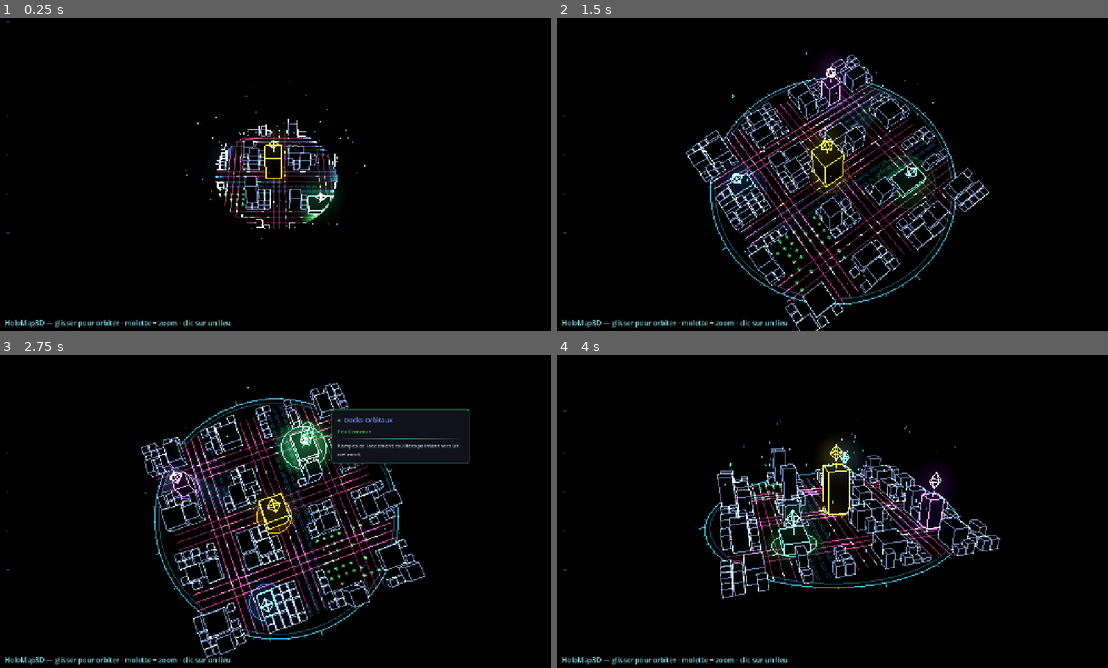
Above: before the commit, frames 1-4 (two rows, left to right).
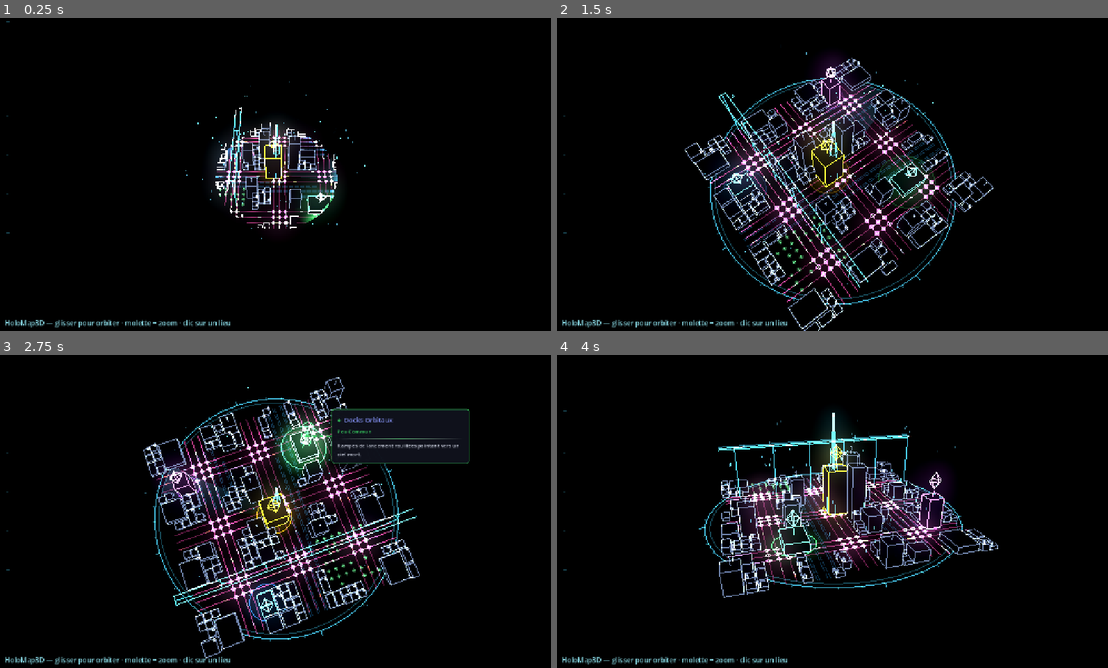
Above: after the commit, the same moments.

Repository: Rhend/Reliquary
Game: Godot game, scene res://scenes/holomap3d/holo_map_3d.tscn
Same seed, same stepped clock (60 frames per second), same inputs: the game is played once before the commit and once after it. This scene is started directly instead of the project's main scene.
Inputs (mouse positions are in pixels of both pictures, inside the frame that each line leads up to):
- Up to frame 1 (0.25 s): no input
- Up to frame 2 (1.5 s): tap Enter at 0.5, 0.6 s; move the mouse to (953, 158) at 0.52 s; hold Right 0.53-1.25 s; click (953, 158) at 0.67 s; tap Space (ui_select) at 0.77 s; drag from (722, 190) to (804, 237) at 1.27 s
- Up to frame 3 (2.75 s): move the mouse to (330, 442) at 2.02 s; hold Right from 2.03 s (still down); tap Enter at 2.1 s
- Up to frame 4 (4 s): release Right at 2.75 s; drag from (804, 574) to (667, 464) at 2.77 s; move the mouse to (997, 558) at 3.52 s; hold Left from 3.53 s (still down); tap Enter at 3.6 s; tap Space (ui_select) at 3.77 s

The runs differ from the first frame. In frame 1, 2.2% of the frame differs, in the area x 39-62%, y 28-68%; in frame 2, 8.3%; in frame 3, 8.0%; in frame 4, 8.5%, in the area x 29-81%, y 18-78%.

Commit message:
feat(holomap3d): wave 4 urbanisation — skyline, quartiers, monument, toits, enseignes, autoroute surélevée, nœuds, trafic hiérarchisé
Thème 1 (structure) : skyline radiale (tours hautes au centre, bas aux bords) ;
zonage par distance (downtown=tours / résidentiel / industriel=entrepôts) via
biais de gabarit ; place + flèche-repère (monument) au centre.
Thème 2 (détails) : détails de toit (antennes/balises, citernes) ; enseignes
holographiques (bannières néon, rares, sur les tours).
Thème 3 (infra) : autoroute SURÉLEVÉE au-dessus d'un grand axe (tablier + voies
+ piliers) avec trafic rapide ; nœuds d'intersection (glints néon) ; trafic
hiérarchisé (avenues 2× plus chargées et plus rapides, via COLOR.a -> shader).

Fix : l'intro (matérialisation) était appelée par erreur depuis _semer_voitures
(donc liée au trafic, jouée N fois). Remise en fin de _build_all. Tout exposé
sous le groupe « Urbanisme ».

Co-Authored-By: Claude Opus 4.8 <noreply@anthropic.com>

Diff:
--- a/scenes/holomap3d/HoloMap3D.gd
+++ b/scenes/holomap3d/HoloMap3D.gd
@@ -133,6 +133,20 @@
 @export var brume_debut := 16.0
 @export var brume_fin := 30.0
 
+# ─── Urbanisme (Wave 4) ───────────────────────────────────────
+@export_group("Urbanisme")
+@export var skyline_radiale := true           # tours hautes au centre, bas aux bords
+@export var skyline_centre := 1.8             # facteur de hauteur au centre (downtown)
+@export var skyline_bord := 0.45              # facteur de hauteur aux bords
+@export var zonage_actif := true              # quartiers : tours centre / entrepôts périphérie
+@export var toits_detail_actif := true        # antennes / citernes sur les toits
+@export var enseignes_actif := true           # bannières holographiques sur quelques tours
+@export var monument_actif := true            # place + flèche-repère au centre
+@export var noeuds_actif := true              # glow aux intersections de voirie
+@export var autoroute_actif := true           # autoroute surélevée + piliers + trafic
+@export var autoroute_hauteur := 2.6
+@export var couleur_neon := Color(0.30, 0.85, 1.00)  # base émissive des accents néon
+
 # ─── Lieux ────────────────────────────────────────────────────
 @export_group("Lieux")
 @export var lieux: Array[HoloLieuData] = []
@@ -155,6 +169,7 @@
 var _radar: Node3D
 var _mat_motes: ShaderMaterial
 var _mat_trafic: ShaderMaterial
+var _mat_neon: ShaderMaterial          # accents néon (enseignes, nœuds d'intersection)
 var _distance_cible := 15.0
 var _intro_en_cours := false
 var _mats_reveal: Array[ShaderMaterial] = []   # matériaux supportant le reveal d'intro
@@ -250,15 +265,21 @@
 	_mat_trafic.shader = TRAFFIC_SHADER
 	_mat_trafic.set_shader_parameter("vitesse", vitesse_voitures)
 
+	# Accents néon (enseignes holographiques, nœuds d'intersection) — glow.
+	_mat_neon = ShaderMaterial.new()
+	_mat_neon.shader = LINE_SHADER
+	_mat_neon.set_shader_parameter("emission_strength", 2.0)
+	_mat_neon.set_shader_parameter("alpha_mult", 1.0)
+
 	# Brume de profondeur : poussée sur les matériaux de lignes/routes/trafic
 	# (les faces ne fadent pas → l'occlusion reste). Les lieux/faisceaux
 	# utilisent les valeurs par défaut du shader (cohérentes avec ces exports).
-	for m: ShaderMaterial in [_mat_decor, _mat_ambiance, _mat_routes, _mat_trafic]:
+	for m: ShaderMaterial in [_mat_decor, _mat_ambiance, _mat_routes, _mat_trafic, _mat_neon]:
 		m.set_shader_parameter("fog_debut", brume_debut)
 		m.set_shader_parameter("fog_fin", brume_fin)
 
 	# Matériaux qui réagissent au reveal d'intro (matérialisation radiale).
-	_mats_reveal = [_mat_decor, _mat_ambiance, _mat_routes, _mat_faces, _mat_trafic]
+	_mats_reveal = [_mat_decor, _mat_ambiance, _mat_routes, _mat_faces, _mat_trafic, _mat_neon]
 
 func _setup_post() -> void:
 	var layer := CanvasLayer.new()
@@ -332,13 +353,22 @@
 	for k in _parc:
 		_bloque[k] = true
 	_reserver_lieux()       # interdit le remplissage sous les lieux
+	if monument_actif:
+		for c in _cellules_monument():
+			_bloque[c] = true   # place centrale (pas de bâtiment de remplissage)
 
 	if socle_actif:
 		_build_socle()
 	_build_routes_neon()
+	if noeuds_actif:
+		_build_noeuds()
 	if decor_actif:
 		_build_decor()
 	_build_ville()
+	if monument_actif:
+		_build_monument()
+	if autoroute_actif:
+		_build_autoroute()
 	_construire_lieux(lieux)
 	if trafic_actif:
 		_build_trafic()
@@ -346,6 +376,8 @@
 		_build_motes()
 	if radar_actif:
 		_build_radar()
+	if intro_actif:
+		_jouer_intro()
 
 # ─── Trafic : traînées lumineuses qui circulent sur les routes ─
 func _build_trafic() -> void:
@@ -357,32 +389,38 @@
 	var lx := Vector3(float(grille - 1) * taille_cellule, 0, 0)   # trajet le long de X
 	var s := SurfaceTool.new()
 	s.begin(Mesh.PRIMITIVE_LINES)
+	# Trafic hiérarchisé : grands axes plus chargés (×2) et plus rapides (×1.4).
 	for col in _cols_route:
-		_semer_voitures(s, _world(col, 0, y), lz, carlen, rng, couleur_voiture_aller)
-		_semer_voitures(s, _world(col, grille - 1, y), -lz, carlen, rng, couleur_voiture_retour)
+		var av: bool = _cols_route[col]
+		var nb := voitures_par_voie * (2 if av else 1)
+		var spd := 1.4 if av else 1.0
+		_semer_voitures(s, _world(col, 0, y), lz, carlen, rng, couleur_voiture_aller, nb, spd)
+		_semer_voitures(s, _world(col, grille - 1, y), -lz, carlen, rng, couleur_voiture_retour, nb, spd)
 	for row in _rows_route:
-		_semer_voitures(s, _world(0, row, y), lx, carlen, rng, couleur_voiture_aller)
-		_semer_voitures(s, _world(grille - 1, row, y), -lx, carlen, rng, couleur_voiture_retour)
+		var av2: bool = _rows_route[row]
+		var nb2 := voitures_par_voie * (2 if av2 else 1)
+		var spd2 := 1.4 if av2 else 1.0
+		_semer_voitures(s, _world(0, row, y), lx, carlen, rng, couleur_voiture_aller, nb2, spd2)
+		_semer_voitures(s, _world(grille - 1, row, y), -lx, carlen, rng, couleur_voiture_retour, nb2, spd2)
 	var mi := MeshInstance3D.new()
 	mi.name = "Trafic"
 	mi.mesh = s.commit()
 	mi.material_override = _mat_trafic
 	_monde.add_child(mi)
 
-# Sème `voitures_par_voie` segments sur une route : base = départ, UV2 = vecteur
-# de trajet complet (le shader translate selon la phase UV.x dans le temps).
+# Sème `nb` segments sur une route : base = départ, UV2 = vecteur de trajet
+# complet, COLOR.a = multiplicateur de vitesse (le shader translate selon UV.x).
 func _semer_voitures(s: SurfaceTool, depart: Vector3, trajet: Vector3, carlen: float,
-		rng: RandomNumberGenerator, couleur: Color) -> void:
+		rng: RandomNumberGenerator, couleur: Color, nb: int, vit_mult: float) -> void:
 	var dirn := trajet.normalized()
 	var uv2 := Vector2(trajet.x, trajet.z)
-	for _c in maxi(0, voitures_par_voie):
+	var c := Color(couleur.r, couleur.g, couleur.b, vit_mult)
+	for _v in maxi(0, nb):
 		var ph := rng.randf()
 		var p0 := depart
 		var p1 := depart + dirn * carlen
-		s.set_color(couleur); s.set_uv(Vector2(ph, 0)); s.set_uv2(uv2); s.add_vertex(p0)
-		s.set_color(couleur); s.set_uv(Vector2(ph, 0)); s.set_uv2(uv2); s.add_vertex(p1)
-	if intro_actif:
-		_jouer_intro()
+		s.set_color(c); s.set_uv(Vector2(ph, 0)); s.set_uv2(uv2); s.add_vertex(p0)
+		s.set_color(c); s.set_uv(Vector2(ph, 0)); s.set_uv2(uv2); s.add_vertex(p1)
 
 # ─── Poussières de données (montée animée par shader) ─────────
 func _build_motes() -> void:
@@ -609,6 +647,8 @@
 	var sf := HoloMesh3D.st_tri()      # faces sombres semi-opaques
 	var n := 0
 	var nf := 0
+	var ss := HoloMesh3D.st()          # enseignes holographiques (néon)
+	var ns := 0
 	var col := Color(couleur_decor_bati, 0.85)
 	for x in grille:
 		for y in grille:
@@ -618,7 +658,7 @@
 			if rng.randf() > densite:
 				occ[cell] = true       # placette / espace laissé vide
 				continue
-			var g := _gabarit_rentre(x, y, occ, rng)
+			var g := _gabarit_rentre(x, y, occ, rng, _zone(x, y))
 			if g == null:
 				occ[cell] = true
 				continue
@@ -628,12 +668,23 @@
 			var sx := float(g.emprise.x) * taille_cellule * 0.86
 			var sz := float(g.emprise.y) * taille_cellule * 0.86
 			var et := g.etages + (0 if g.creux else rng.randi_range(0, 2))
+			var cx := x + (g.emprise.x - 1) * 0.5
+			var cy := y + (g.emprise.y - 1) * 0.5
+			# Skyline radiale : tours hautes au centre, bas aux bords (pas le creux).
+			if skyline_radiale and not g.creux:
+				et = maxi(1, roundi(float(et) * _facteur_hauteur(cx, cy)))
 			var sy := float(et) * unite_maison
 			var centre := _centre_emprise(x, y, g.emprise)
 			# Contour creux UNIQUEMENT (12 arêtes) — aucun quadrillage interne.
 			n += HoloMesh3D.box(s, centre, sx, sy, sz, col)
 			# Faces sombres légèrement insérées (occlusion douce).
 			nf += HoloMesh3D.box_faces(sf, centre, sx * FACE_INSET, sy * FACE_INSET, sz * FACE_INSET)
+			# Détails de toit (antennes / citernes).
+			if toits_detail_actif:
+				n += _detail_toit(s, centre, sx, sy, sz, et, col, rng)
+			# Enseignes holographiques (rares, sur les hautes structures).
+			if enseignes_actif and et >= 6 and rng.randf() < 0.18:
+				ns += _enseigne(ss, centre, sx, sy, sz, rng)
 	_ajouter_mesh(HoloMesh3D.commit(s, n), "Ville")
 	var fmesh := HoloMesh3D.commit(sf, nf)
 	if fmesh != null:
@@ -642,12 +693,24 @@
 		mif.mesh = fmesh
 		mif.material_override = _mat_faces
 		_monde.add_child(mif)
+	if ns > 0:
+		_ajouter_mesh(HoloMesh3D.commit(ss, ns), "Enseignes", _mat_neon)
 
 # Premier gabarit (ordre aléatoire) dont l'emprise tient ici (pas de route /
 # décor / occupé / hors-grille sous l'empreinte).
-func _gabarit_rentre(x: int, y: int, occ: Dictionary, rng: RandomNumberGenerator) -> HoloGabarit:
+func _gabarit_rentre(x: int, y: int, occ: Dictionary, rng: RandomNumberGenerator, zone: int) -> HoloGabarit:
 	var ordre := gabarits.duplicate()
 	ordre.shuffle()
+	# 1re passe : gabarits adaptés à la zone (downtown=tours, périph=entrepôts).
+	if zonage_actif:
+		for g: HoloGabarit in ordre:
+			if _zone_gabarit(g) != zone:
+				continue
+			if rng.randf() > g.poids:
+				continue
+			if _emprise_libre(x, y, g.emprise, occ):
+				return g
+	# 2e passe : n'importe quel gabarit qui rentre.
 	for g: HoloGabarit in ordre:
 		if rng.randf() > g.poids:
 			continue
@@ -658,6 +721,155 @@
 		if g.emprise == Vector2i(1, 1) and _emprise_libre(x, y, g.emprise, occ):
 			return g
 	return null
+
+# Zone d'un gabarit : 0 = downtown (tours), 1 = résidentiel (petit),
+# 2 = industriel/périphérie (large ou creux).
+func _zone_gabarit(g: HoloGabarit) -> int:
+	if g.etages >= 8:
+		return 0
+	if g.creux or g.emprise.x * g.emprise.y >= 12:
+		return 2
+	return 1
+
+# Zone d'une cellule selon la distance au centre (0 centre → 2 périphérie).
+func _zone(cx: int, cy: int) -> int:
+	var d := Vector2(float(cx) - _cgrid(), float(cy) - _cgrid()).length() / maxf(1.0, _cgrid())
+	if d < 0.34:
+		return 0
+	if d < 0.66:
+		return 1
+	return 2
+
+# Facteur de hauteur radial (downtown haut → bords bas).
+func _facteur_hauteur(cx: float, cy: float) -> float:
+	var d := clampf(Vector2(cx - _cgrid(), cy - _cgrid()).length() / maxf(1.0, _cgrid()), 0.0, 1.0)
+	return lerpf(skyline_centre, skyline_bord, d)
+
+# Détail de toit : antenne+balise (tours) ou citerne (autres). Renvoie le nb de segments.
+func _detail_toit(s: SurfaceTool, centre: Vector3, sx: float, sy: float, sz: float,
+		et: int, col: Color, rng: RandomNumberGenerator) -> int:
+	var top := centre + Vector3(0, sy, 0)
+	var n := 0
+	var r := rng.randf()
+	if et >= 6 and r < 0.6:
+		var h := unite_maison * rng.randf_range(1.2, 2.6)
+		var tip := top + Vector3(0, h, 0)
+		n += HoloMesh3D.line(s, top, tip, col)
+		var cw := taille_cellule * 0.12
+		n += HoloMesh3D.line(s, tip + Vector3(-cw, 0, 0), tip + Vector3(cw, 0, 0), col)
+		n += HoloMesh3D.line(s, tip + Vector3(0, 0, -cw), tip + Vector3(0, 0, cw), col)
+	elif r < 0.4:
+		var tw := taille_cellule * 0.22
+		var th := unite_maison * 0.8
+		var off := Vector3((sx * 0.5 - tw * 0.6), sy, (sz * 0.5 - tw * 0.6))
+		n += HoloMesh3D.box(s, centre + off, tw, th, tw, col)
+	return n
+
+# Enseigne holographique : bannière verticale (grille) plaquée sur une façade.
+func _enseigne(ss: SurfaceTool, centre: Vector3, sx: float, sy: float, sz: float,
+		rng: RandomNumberGenerator) -> int:
+	var pal := [Color(0.30, 0.85, 1.00), Color(1.00, 0.30, 0.66), Color(1.00, 0.70, 0.25)]
+	var cc: Color = pal[rng.randi() % pal.size()]
+	var y0 := sy * 0.45
+	var y1 := sy * 0.92
+	var z0 := -sz * 0.18
+	var z1 := sz * 0.18
+	var bx := centre.x + sx * 0.51   # juste devant la face +X
+	var n := 0
+	n += HoloMesh3D.line(ss, Vector3(bx, centre.y + y0, centre.z + z0), Vector3(bx, centre.y + y1, centre.z + z0), cc)
+	n += HoloMesh3D.line(ss, Vector3(bx, centre.y + y0, centre.z + z1), Vector3(bx, centre.y + y1, centre.z + z1), cc)
+	for i in 4:
+		var yy := lerpf(y0, y1, float(i) / 3.0)
+		n += HoloMesh3D.line(ss, Vector3(bx, centre.y + yy, centre.z + z0),
+				Vector3(bx, centre.y + yy, centre.z + z1), Color(cc, 0.55))
+	return n
+
+# ─── Monument central (place + flèche-repère) ─────────────────
+func _cellules_monument() -> Array:
+	var ci := int(floor(_cgrid()))
+	return [Vector2i(ci, ci), Vector2i(ci + 1, ci), Vector2i(ci, ci + 1), Vector2i(ci + 1, ci + 1)]
+
+func _build_monument() -> void:
+	var s := HoloMesh3D.st()
+	var n := 0
+	var c := Color(couleur_socle, 0.9)
+	var base := taille_cellule * 0.9
+	var h := unite_maison * 30.0   # flèche-repère, plus haute que les tours
+	var apex := Vector3(0, h, 0)
+	var corners := [
+		Vector3(base, 0, 0), Vector3(0, 0, base), Vector3(-base, 0, 0), Vector3(0, 0, -base)]
+	for i in 4:
+		n += HoloMesh3D.line(s, corners[i], corners[(i + 1) % 4], c)
+		n += HoloMesh3D.line(s, corners[i], apex, c)
+	for k in 3:
+		var t := float(k + 1) / 4.0
+		n += HoloMesh3D.circle(s, Vector3(0, h * t, 0), base * (1.0 - t), Color(couleur_socle, 0.45), 16)
+	n += HoloMesh3D.diamond(s, apex, base * 0.12, unite_maison * 0.6, c)
+	_ajouter_mesh(HoloMesh3D.commit(s, n), "Monument")
+
+# ─── Autoroute surélevée (au-dessus d'un grand axe) + trafic ──
+func _avenue_centrale() -> int:
+	var best := -1
+	var bestd := 1.0e9
+	for col in _cols_route:
+		if _cols_route[col]:
+			var d: float = abs(float(col) - _cgrid())
+			if d < bestd:
+				bestd = d
+				best = col
+	return best
+
+func _build_autoroute() -> void:
+	var col := _avenue_centrale()
+	if col < 0:
+		col = int(_cgrid())
+	var xw := _world(col, 0, 0).x
+	var hh := autoroute_hauteur
+	var lane := taille_cellule * 0.45
+	var z0 := _world(col, 0, 0).z
+	var z1 := _world(col, grille - 1, 0).z
+	var s := HoloMesh3D.st()
+	var n := 0
+	var c := Color(couleur_socle, 0.8)
+	var rail := Color(couleur_socle, 0.35)
+	# Deux voies + glissières.
+	n += HoloMesh3D.line(s, Vector3(xw - lane, hh, z0), Vector3(xw - lane, hh, z1), c)
+	n += HoloMesh3D.line(s, Vector3(xw + lane, hh, z0), Vector3(xw + lane, hh, z1), c)
+	n += HoloMesh3D.line(s, Vector3(xw - lane, hh + 0.06, z0), Vector3(xw - lane, hh + 0.06, z1), rail)
+	n += HoloMesh3D.line(s, Vector3(xw + lane, hh + 0.06, z0), Vector3(xw + lane, hh + 0.06, z1), rail)
+	# Traverses + piliers vers le sol (dans le boulevard).
+	var zc := 0
+	while zc < grille:
+		var z := _world(col, zc, 0).z
+		n += HoloMesh3D.line(s, Vector3(xw - lane, hh, z), Vector3(xw + lane, hh, z), c)
+		n += HoloMesh3D.line(s, Vector3(xw, hh, z), Vector3(xw, 0.0, z), Color(couleur_socle, 0.7))
+		zc += maxi(2, taille_ilot)
+	_ajouter_mesh(HoloMesh3D.commit(s, n), "Autoroute")
+	# Trafic surélevé (réutilise le shader trafic).
+	var st := SurfaceTool.new()
+	st.begin(Mesh.PRIMITIVE_LINES)
+	var rng := RandomNumberGenerator.new()
+	rng.seed = seed_val ^ 0xA07
+	var carlen := taille_cellule * 0.6
+	var trav := Vector3(0, 0, z1 - z0)
+	_semer_voitures(st, Vector3(xw - lane, hh, z0), trav, carlen, rng, couleur_voiture_aller, voitures_par_voie * 2, 1.8)
+	_semer_voitures(st, Vector3(xw + lane, hh, z1), -trav, carlen, rng, couleur_voiture_retour, voitures_par_voie * 2, 1.8)
+	var mi := MeshInstance3D.new()
+	mi.name = "AutorouteTrafic"
+	mi.mesh = st.commit()
+	mi.material_override = _mat_trafic
+	_monde.add_child(mi)
+
+# ─── Nœuds d'intersection (glints néon aux croisements) ───────
+func _build_noeuds() -> void:
+	var s := HoloMesh3D.st()
+	var n := 0
+	var c := Color(couleur_route, 0.9)
+	var rr := taille_cellule * 0.3
+	for col in _cols_route:
+		for row in _rows_route:
+			n += HoloMesh3D.diamond(s, _world(col, row, 0.04), rr, taille_cellule * 0.16, c)
+	_ajouter_mesh(HoloMesh3D.commit(s, n), "Noeuds", _mat_neon)
 
 func _emprise_libre(x: int, y: int, emp: Vector2i, occ: Dictionary) -> bool:
 	for di in emp.x:
--- a/scenes/holomap3d/holo_traffic.gdshader
+++ b/scenes/holomap3d/holo_traffic.gdshader
@@ -22,7 +22,8 @@
 varying float v_a;
 
 void vertex() {
-	float t = fract(UV.x + TIME * vitesse);
+	// COLOR.a = multiplicateur de vitesse par véhicule (hiérarchie avenue/rue).
+	float t = fract(UV.x + TIME * vitesse * COLOR.a);
 	VERTEX.x += UV2.x * t;
 	VERTEX.z += UV2.y * t;
 	w_pos = (MODEL_MATRIX * vec4(VERTEX, 1.0)).xyz;
